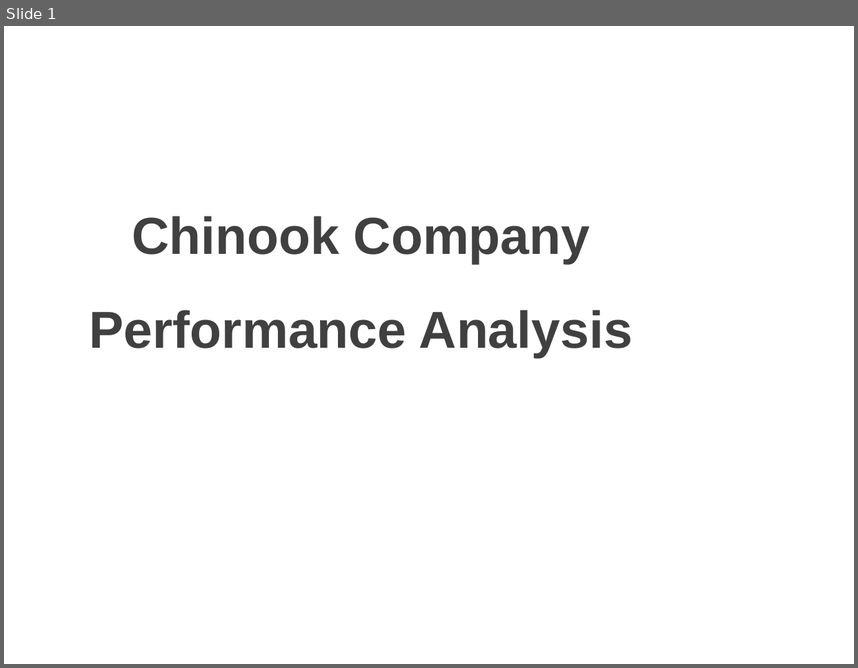
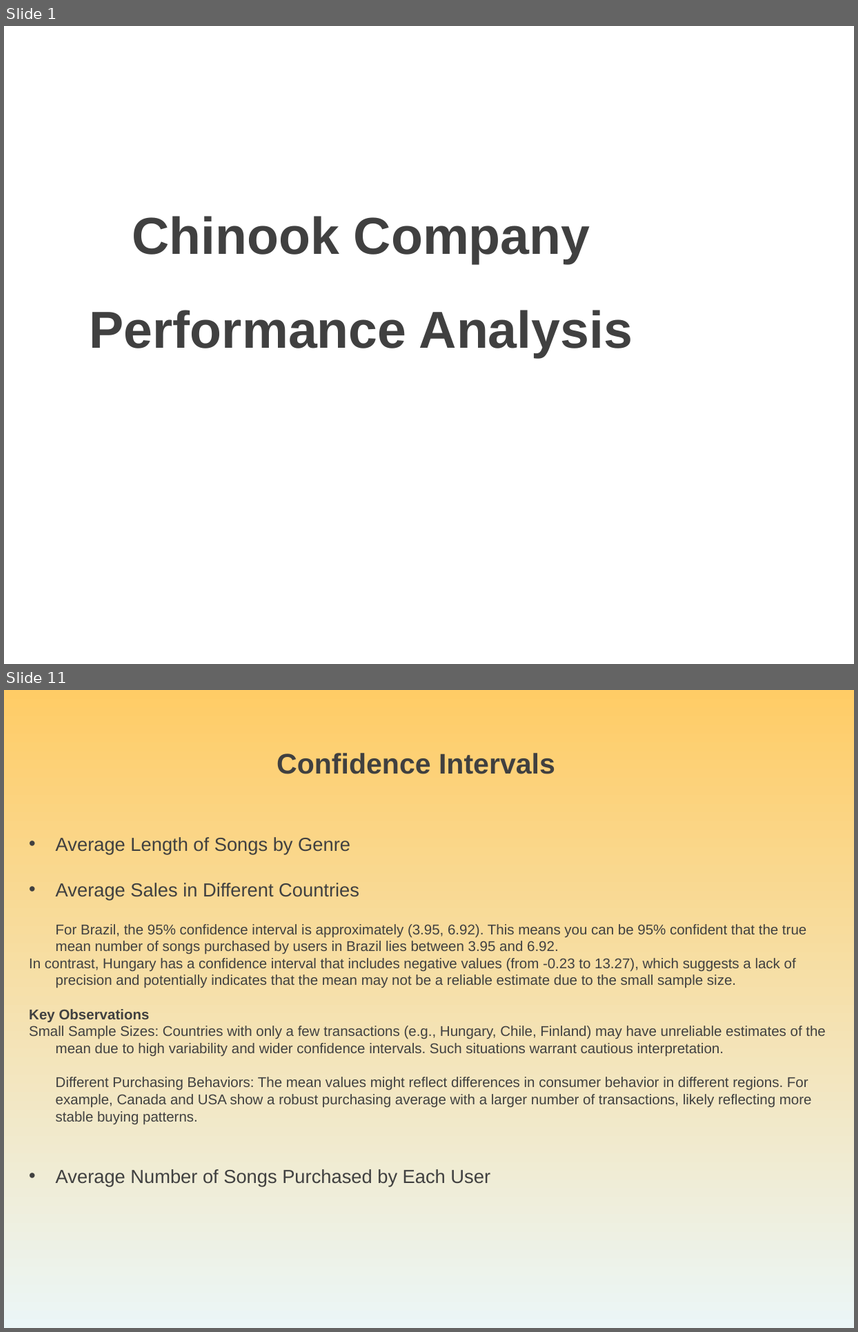
Before and after one commit to ElnazRMZ/CHINOOK-repo, a slide deck: docs/Powerpoint_Elnaz_Ramezani.ppt. Shown one above the other, each under a label of ours: slide 1 before the commit, slides 1 and 11 after it; the slides between them are not shown. The pictures are 858x668 and 858x1332 pixels, drawn with LibreOffice and Linux fonts; fonts in the diff are those of the drawing; background and template pictures are left out. Boxes give left, top, right and bottom in pixels: in the first picture for what was removed or moved away, otherwise in the second. Text is boxed around its words. In the diff, an @@ line names an element or a change of style, - is before the commit and + after.

```diff
--- a/docs/Powerpoint_Elnaz_Ramezani.ppt
+++ b/docs/Powerpoint_Elnaz_Ramezani.ppt
@@ slide 11 added at (4,690,854,1328), background gradient #FFCC66 to #EBF6F7 @@
@@ text added at (277,753,555,774), 24 pt, text #404040, bold @@
+Confidence Intervals
@@ text added at (29,837,825,1186), 12 pt, text #404040 @@
+• Average Length of Songs by Genre
+• Average Sales in Different Countries
+For Brazil, the 95% confidence interval is approximately (3.95, 6.92). This means you can be 95% confident that the true mean number of songs purchased by users in Brazil lies between 3.95 and 6.92.
+In contrast, Hungary has a confidence interval that includes negative values (from -0.23 to 13.27), which suggests a lack of precision and potentially indicates that the mean may not be a reliable estimate due to the small sample size.
+Key Observations
+Small Sample Sizes: Countries with only a few transactions (e.g., Hungary, Chile, Finland) may have unreliable estimates of the mean due to high variability and wider confidence intervals. Such situations warrant cautious interpretation.
+Different Purchasing Behaviors: The mean values might reflect differences in consumer behavior in different regions. For example, Canada and USA show a robust purchasing average with a larger number of transactions, likely reflecting more stable buying patterns.
+• Average Number of Songs Purchased by Each User
```
Also in this commit, not shown: 3 slides changed, 7 other slides added, 2 slides removed, 1 other file.
